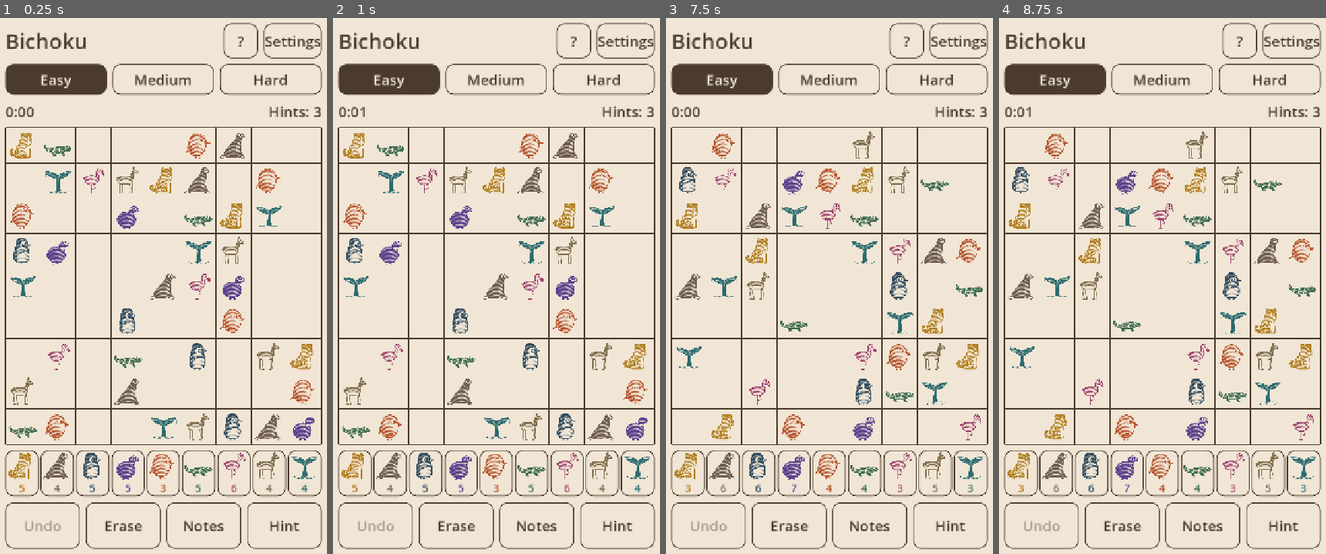
Above: before the commit, frames 1-4 (left to right).
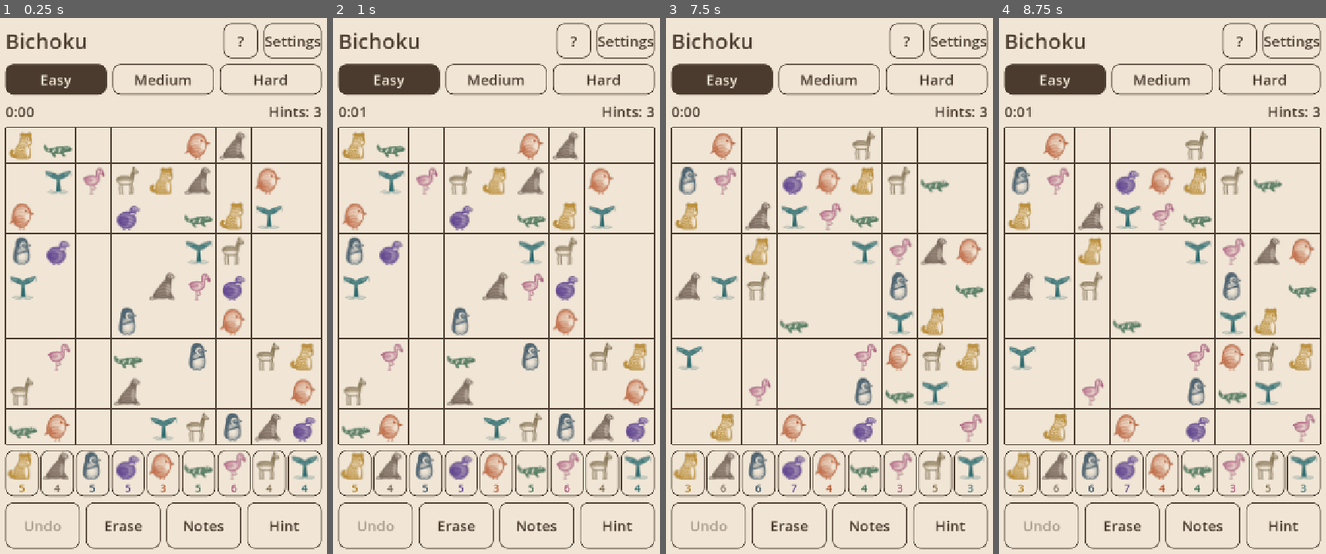
Above: after the commit, the same moments.

Repository: Churrinche-Games/bichoku
Game: Godot game, scene res://src/screen/game_screen.tscn
Two runs of this game, one before a commit and one after it. Both use one fixed random seed, a clock stepped at 60 frames per second and the inputs below.
Inputs:
- Up to frame 1 (0.25 s): no input
- Up to frame 2 (1 s): click "5" at 0.5 s
- Up to frame 3 (7.5 s): click "4" at 1.25 s; click "5" at 2 s; click "5" at 2.75 s; click "3" at 3.5 s; click "5" at 4.25 s; click "6" at 5 s; click "4" at 5.75 s; click "4" at 6.5 s; click "Easy" at 7.25 s
- Up to frame 4 (8.75 s): click "3" at 8 s

The runs differ from the first frame. In frame 1, 7.8% of the frame differs, in the area x 2-98%, y 21-87%; in frame 2, 7.8%; in frame 3, 7.7%; in frame 4, 7.7%.

Commit message:
Keep the clash sound quiet when clashes are hidden; underline below the pictures; mipmapped engravings

Diff:
--- a/project.godot
+++ b/project.godot
@@ -20,6 +20,8 @@
 
 [rendering]
 
+; The engravings are downscaled a lot in board cells: mipmaps keep their shading.
+textures/canvas_textures/default_texture_filter=2
 renderer/rendering_method="mobile"
 textures/vram_compression/import_etc2_astc=true
 
--- a/src/board/board_view.gd
+++ b/src/board/board_view.gd
@@ -107,13 +107,18 @@
 		for cell in 81:
 			if cell != sel and state.values[cell] == v:
 				var o := Vector2(cell % 9, cell / 9) * s
-				var y := o.y + s * 0.86
+				var y := underline_y(o, s)
 				draw_line(
 					Vector2(o.x + s * 0.25, y),
 					Vector2(o.x + s * 0.75, y),
 					Animals.ink(v),
 					maxf(2.0, s * 0.04)
 				)
+
+
+## The same-animal underline's height in a cell: below the pictures, above the grid line.
+static func underline_y(origin: Vector2, s: float) -> float:
+	return origin.y + s * 0.94
 
 
 ## Where an animal's picture goes in a cell: givens fill more of it than entered animals (until
--- a/src/screen/game_screen.gd
+++ b/src/screen/game_screen.gd
@@ -347,7 +347,8 @@
 		return
 	var next := Rules.input(state, digit)
 	var effect := &"note" if state.notes_mode else &"place"
-	if effect == &"place" and next.selected in Rules.conflicts(next):
+	# With clashes hidden, the sound mustn't give them away either.
+	if effect == &"place" and _settings.mark_clashes and next.selected in Rules.conflicts(next):
 		effect = &"clash"
 	_apply(next, effect)
 
--- a/tests/board/test_board_view.gd
+++ b/tests/board/test_board_view.gd
@@ -21,3 +21,16 @@
 		assert_almost_eq(r.get_center(), origin + Vector2(40, 40), Vector2(0.5, 0.5))
 		assert_almost_eq(r.size.x / r.size.y, 200.0 / 196.0, 0.01)
 		assert_true(Rect2(origin, Vector2(80, 80)).encloses(r))
+
+
+func test_same_animal_underline_is_below_the_pictures() -> void:
+	var origin := Vector2(80, 160)
+	assert_gt(BoardView.underline_y(origin, 80.0), BoardView.picture_rect(origin, 80.0, true).end.y)
+	assert_lt(BoardView.underline_y(origin, 80.0), origin.y + 80.0)
+
+
+func test_pictures_are_sampled_with_mipmaps() -> void:
+	# The project setting's own enum: 0 Nearest, 1 Linear, 2 Linear Mipmap, 3 Nearest Mipmap.
+	assert_eq(
+		ProjectSettings.get_setting("rendering/textures/canvas_textures/default_texture_filter"), 2
+	)
--- a/tests/screen/test_sounds.gd
+++ b/tests/screen/test_sounds.gd
@@ -109,3 +109,18 @@
 	assert_false(screen.sound.is_music_playing())
 	screen.sound.music_on = true
 	assert_true(screen.sound.is_music_playing())
+
+
+func test_no_clash_sound_when_clashes_are_hidden() -> void:
+	var saved := _saved_game()
+	GameStore.new(PATH).set_setting("mark_clashes", false)
+	var screen := _listening_screen(saved)
+	var cell := _first_empty(saved)
+	var clashing := 0
+	for c in range(cell - cell % 9, cell - cell % 9 + 9):
+		if saved.puzzle[c]:
+			clashing = saved.puzzle[c]
+			break
+	screen.board.cell_pressed.emit(cell)
+	screen.palette_button(clashing).pressed.emit()
+	assert_eq(_played, [&"place"] as Array[StringName])
